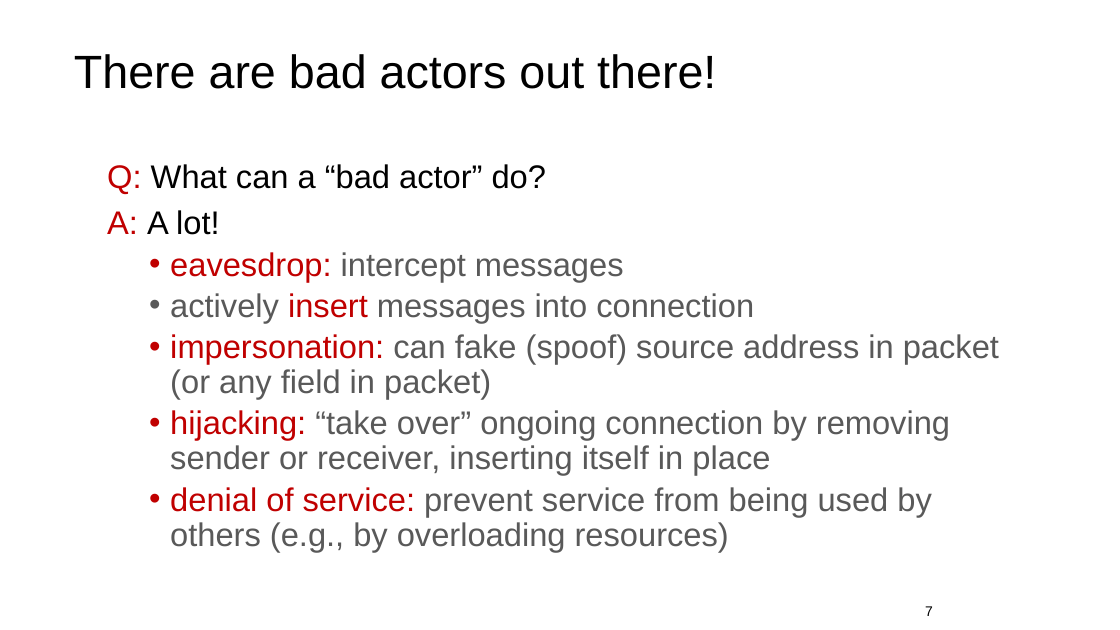
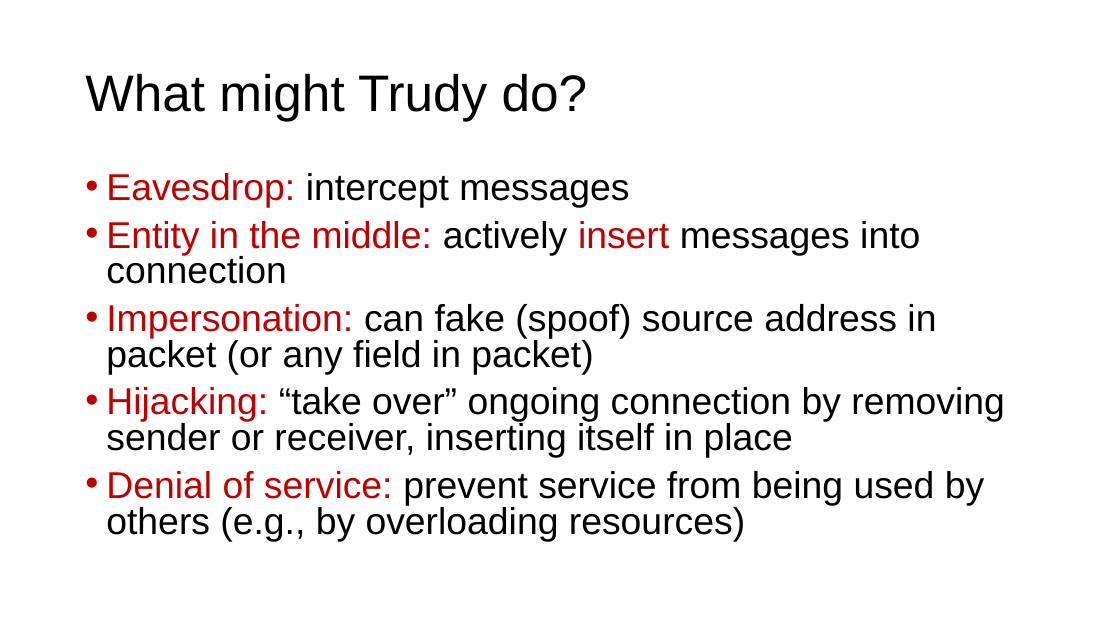
Before and after one commit to ngsrinivas/coursegen, a slide deck: slide 7 of ex/352-S21/staging/352-S21/lectures/security-symmetric-key-crypto.pptx. Drawn at 1120x630 pixels with LibreOffice and Linux fonts; fonts in the diff are those of the drawing. Boxes give left, top, right and bottom in pixels: in the first picture for what was removed or moved away, otherwise in the second. Text is boxed around its words. In the diff, an @@ line names an element or a change of style, - is before the commit and + after.

```diff
--- a/ex/352-S21/staging/352-S21/lectures/security-symmetric-key-crypto.pptx
+++ b/ex/352-S21/staging/352-S21/lectures/security-symmetric-key-crypto.pptx
@@ title removed at (74, 54, 716, 89) @@
-There are bad actors out there!
@@ title added at (85, 73, 588, 121), 44 pt, text #000000 @@
+What might Trudy do?
@@ text at (106, 173, 1005, 541): text changed; size 28 to 32 pt; text colour #595959 to #000000 @@
-Q: What can a “bad actor” do?
-A: A lot!
-  • eavesdrop: intercept messages
-  • actively insert messages into connection
-  • impersonation: can fake (spoof) source address in packet (or any field in packet)
-  • hijacking: “take over” ongoing connection by removing sender or receiver, inserting itself in place
-  • denial of service: prevent service from being used by others (e.g., by overloading resources)
+• Eavesdrop: intercept messages
+• Entity in the middle: actively insert messages into connection
+• Impersonation: can fake (spoof) source address in packet (or any field in packet)
+• Hijacking: “take over” ongoing connection by removing sender or receiver, inserting itself in place
+• Denial of service: prevent service from being used by others (e.g., by overloading resources)
@@ page number removed at (925, 606, 933, 616) @@
-7
```
Also in this commit, not shown: 19 other slides changed, 22 slides added, 8 slides removed, 1 other file.
